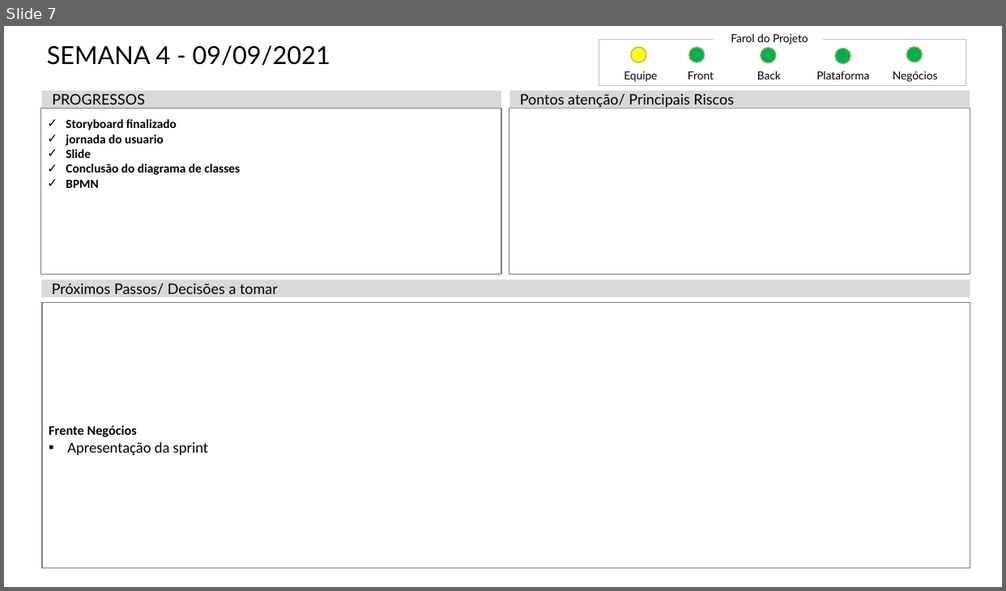
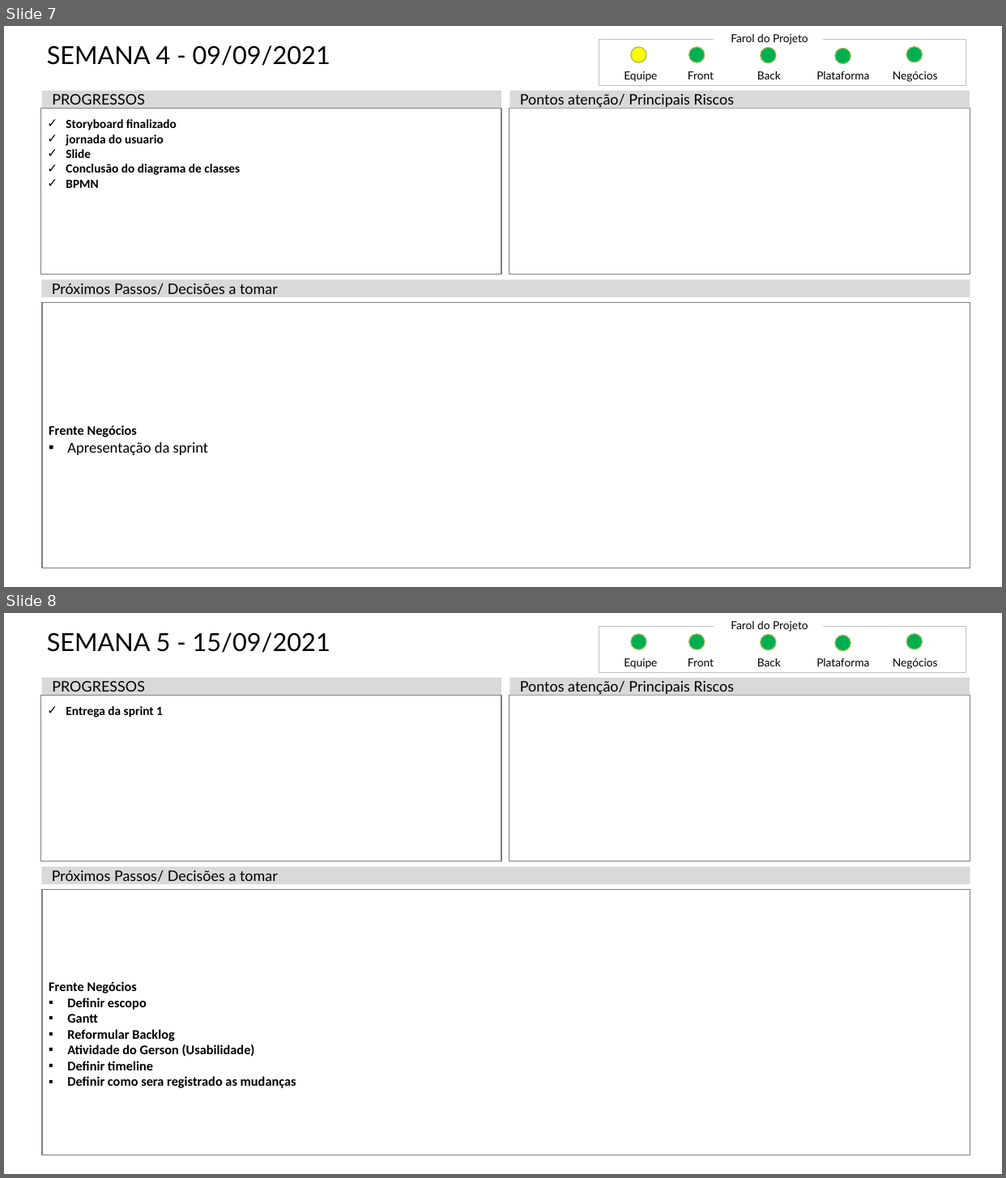
Before and after one commit to robertogsl/Grupo1-3ADSA, a slide deck: Documentação/Status report/Status report.pptx. Shown one above the other, each under a label of ours: slide 7 before the commit, slides 7 and 8 after it. The pictures are 1006x591 and 1006x1178 pixels, drawn with LibreOffice and Linux fonts; fonts in the diff are those of the drawing. Boxes give left, top, right and bottom in pixels: in the first picture for what was removed or moved away, otherwise in the second. Text is boxed around its words. In the diff, an @@ line names an element or a change of style, - is before the commit and + after.

```diff
--- a/Documentação/Status report/Status report.pptx
+++ b/Documentação/Status report/Status report.pptx
@@ slide 8 added at (4, 613, 1002, 1174), background #FFFFFF @@
@@ title added at (47, 632, 330, 653), 26.4 pt, text #000000 @@
+SEMANA 5 - 15/09/2021
@@ rectangle added at (599, 627, 966, 673), outline #BFBFBF 0.5 pt @@
@@ ellipse added at (631, 634, 646, 649), fill #00B050, outline #9BBB59 1 pt @@
@@ ellipse added at (689, 634, 705, 649), fill #00B050, outline #9BBB59 1 pt @@
@@ rectangle added at (714, 615, 824, 632), fill #FFFFFF, 11.8 pt, text #000000 @@
+Farol do Projeto
@@ ellipse added at (761, 635, 776, 650), fill #00B050, outline #9BBB59 1 pt @@
@@ ellipse added at (835, 636, 850, 651), fill #00B050, outline #9BBB59 1 pt @@
@@ ellipse added at (906, 633, 922, 649), fill #00B050, outline #9BBB59 1 pt @@
@@ text added at (624, 658, 657, 669), 11.8 pt, text #000000 @@
+Equipe
@@ text added at (688, 658, 714, 666), 11.8 pt, text #000000 @@
+Front
@@ text added at (757, 658, 781, 666), 11.8 pt, text #000000 @@
+Back
@@ text added at (816, 658, 869, 666), 11.8 pt, text #000000 @@
+Plataforma
@@ text added at (893, 658, 938, 669), 11.8 pt, text #000000 @@
+Negócios
@@ rectangle added at (42, 678, 501, 695), fill #D9D9D9, 15.4 pt, text #000000 @@
+PROGRESSOS
@@ rectangle added at (509, 678, 970, 695), fill #D9D9D9, 15.4 pt, text #000000 @@
+Pontos atenção/ Principais Riscos
@@ rectangle added at (40, 695, 501, 862), outline #808080 1 pt, 13.2 pt, text #000000, bold @@
+✓ Entrega da sprint 1
@@ rectangle added at (509, 695, 970, 862), outline #808080 1 pt @@
@@ rectangle added at (42, 867, 970, 884), fill #D9D9D9, 15.4 pt, text #000000 @@
+Próximos Passos/ Decisões a tomar
@@ rectangle added at (42, 890, 970, 1156), outline #808080 1 pt, 14 pt, text #000000, bold @@
+  Frente Negócios
+  ▪ Definir escopo
+  ▪ Gantt
+  ▪ Reformular Backlog
+  ▪ Atividade do Gerson (Usabilidade)
+  ▪ Definir timeline
+  ▪ Definir como sera registrado as mudanças
```
Also in this commit, not shown: 2 other files.
